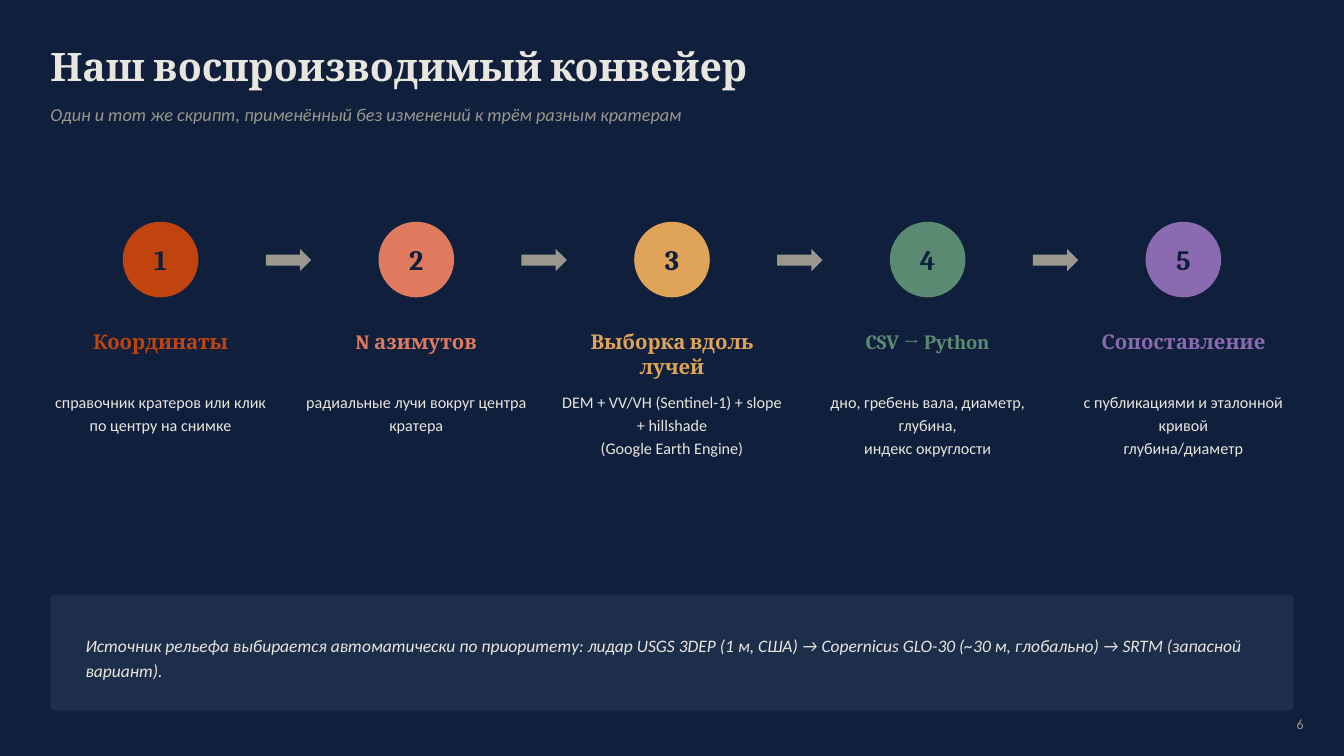
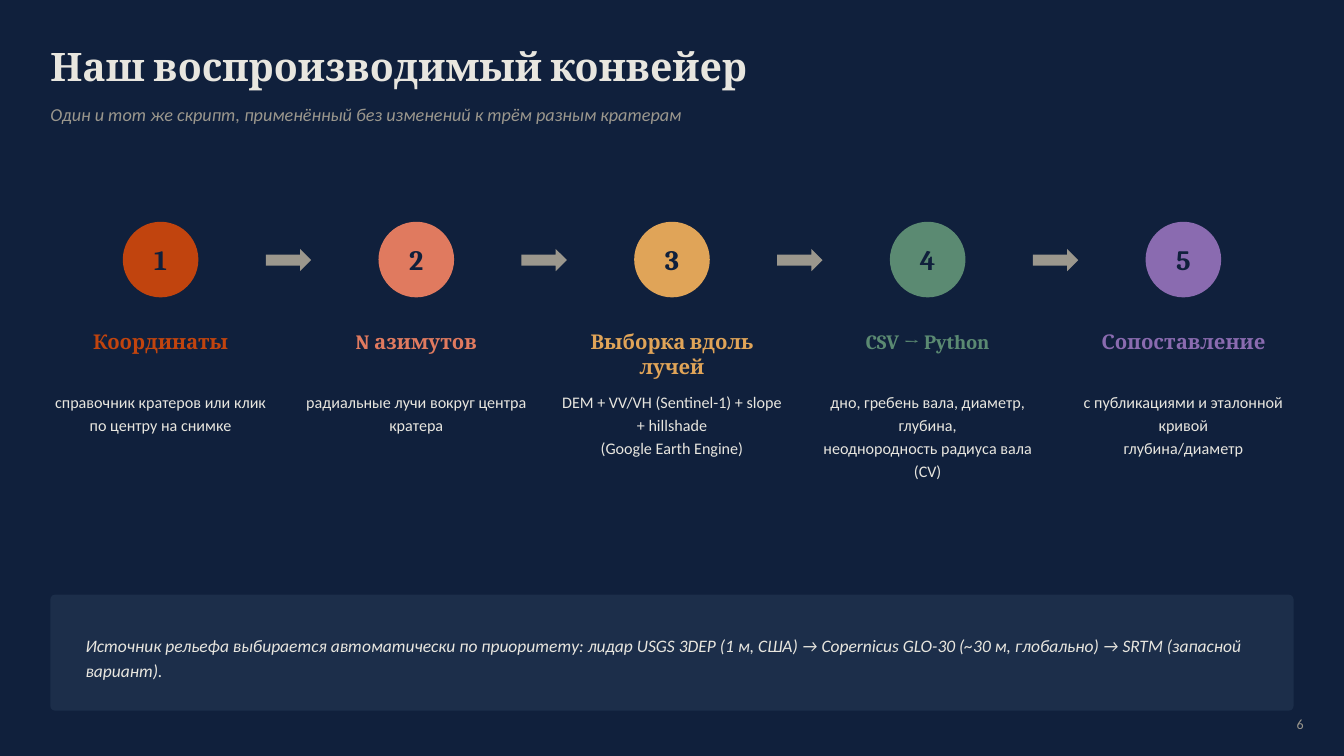
Before and after one commit to oterma19/craters-remote, a slide deck: slide 6 of crater_presentation.pptx. Drawn at 1344x756 pixels with LibreOffice and Linux fonts; fonts in the diff are those of the drawing. Boxes give left, top, right and bottom in pixels: in the first picture for what was removed or moved away, otherwise in the second. Text is boxed around its words. In the diff, an @@ line names an element or a change of style, - is before the commit and + after.

Commit message:
Честные формулировки: округлость -> CV радиуса вала, откат AEQD
- circularity/"округлость" переименована в rim_radius_cv_percent /
  "относительная неоднородность радиуса вала" везде (plot.py,
  case_study_chart.py, build_presentation.py) - согласовано с
  gee_crater_app.js
- смягчена формулировка про круговую симметрию в докстринге plot.py
  (не доказательство удара сама по себе)
- добавлена оговорка про интерпретацию радарного сигнала на слайд
  презентации (шероховатость/влажность/геометрия, не общий закон)
- откат геодезической AEQD-проекции азимутальных точек в
  gee_crater_app.js: реальный прогон показал ошибку "CRS could not be
  parsed" - вернула прежний проверенный способ (плоское приближение с
  поправкой на широту), честно задокументировав ограничение в коде и
  README вместо того чтобы гадать дальше вслепую

```diff
--- a/crater_presentation.pptx
+++ b/crater_presentation.pptx
@@ text at [823, 446, 1031, 479]: text changed @@
-индекс округлости
+неоднородность радиуса вала (CV)
```
Also in this commit, not shown: 1 other slide changed, 9 other files.
